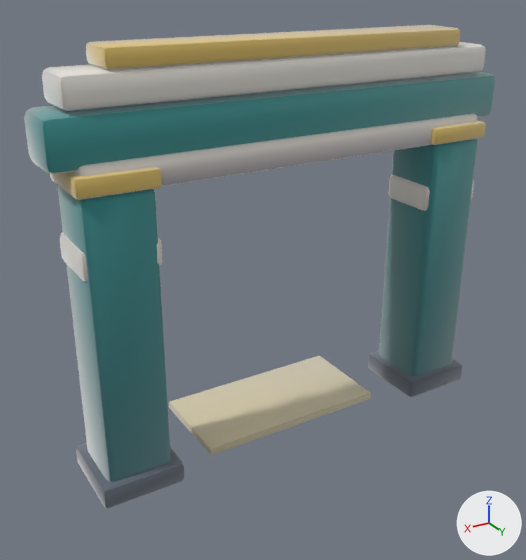
The glTF model assets/models/gates/eb657e6b.glb: old version first, new version second.
Rendered twice from a 50 mm camera at (4.31, 6.58, 5.28) aimed at (0.18, -0.3, 1.84). Lighting does not change. The marker at lower right points along +X, +Y and +Z. The picture after the commit comes second. Vertices at exactly the same position are counted once.

In view in the first picture: 'gate_eb657e6b'.
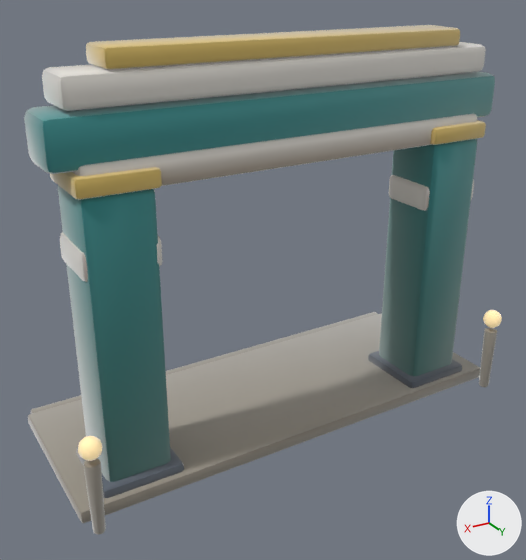
Location of each change, [x1, y1, x2, y2] in pixels of the pictures (526 x 560 px):
'gate_eb657e6b', reshaped
    before: [24, 25, 495, 508]
    after: [24, 25, 502, 535]
part 1 of me_gate_eb657e6b, added
    after: [78, 436, 102, 461]
part 2 of me_gate_eb657e6b, added
    after: [479, 328, 497, 387]
part 3 of me_gate_eb657e6b, added
    after: [83, 458, 106, 535]
part 4 of me_gate_eb657e6b, added
    after: [28, 313, 480, 523]
part 5 of me_gate_eb657e6b, added
    after: [31, 312, 377, 414]
part 6 of me_gate_eb657e6b, added
    after: [483, 310, 502, 328]
part 7 of me_gate_eb657e6b, edited (looks the same)
    both: [24, 29, 495, 498]

Edits to the bpy script that builds the scene:
```text
Add mat_clay__b9b2a2_0_93:
    mat_clay__b9b2a2_0_93 = bpy.data.materials.new('clay_#B9B2A2_0.93_-')
    # nodes: BsdfPrincipled, Mix, OutputMaterial, VertexColor
    # colours: grey #b9b2a2, mixed with the vertex colours
Add mat_clay__ffe2a8_0_95__ffe2a8:
    mat_clay__ffe2a8_0_95__ffe2a8 = bpy.data.materials.new('clay_#FFE2A8_0.95_#FFE2A8')
    # nodes: BsdfPrincipled, Mix, OutputMaterial, VertexColor
    # colours: beige #bca67a, beige #ffe2a8, mixed with the vertex colours
Add mat_clay__9e978a_0_93:
    mat_clay__9e978a_0_93 = bpy.data.materials.new('clay_#9E978A_0.93_-')
    # nodes: BsdfPrincipled, Mix, OutputMaterial, VertexColor
    # colours: grey #9e978a, mixed with the vertex colours
Change me_gate_eb657e6b:
    used by ob_gate_eb657e6b; location = (0.0, 0.0, 0.0)
    remove me_gate_eb657e6b.from_pydata(...)  # 728 vertices, 1404 faces; spans x -2.74..2.75, y -1.0..0.48, z 0.0..4.65
    add me_gate_eb657e6b.from_pydata(...)  # 1228 vertices, 2376 faces; spans x -2.87..2.87, y -1.71..0.83, z 0.0..4.65
    me_gate_eb657e6b part 1: a new loose piece, a UV sphere (10 segments, 6 rings, poles along z) spanning x 2.61..2.85, y 0.61..0.83, z 0.9..1.14, in mat_clay__ffe2a8_0_95__ffe2a8
    me_gate_eb657e6b part 2: a new loose piece of 114 vertices spanning x -2.82..-2.65, y 0.64..0.8, z 0.0..0.86, in mat_clay__9e978a_0_93
    me_gate_eb657e6b part 3: a new loose piece of 114 vertices spanning x 2.65..2.82, y 0.63..0.8, z 0.0..0.86, in mat_clay__9e978a_0_93
    me_gate_eb657e6b part 4: a new loose piece of 56 vertices spanning x -2.87..2.87, y -1.55..0.55, z 0.0..0.16, in mat_clay__9e978a_0_93
    me_gate_eb657e6b part 5: a new loose piece of 56 vertices spanning x -2.79..2.79, y -1.71..-1.37, z 0.0..0.12, in mat_clay__9e978a_0_93
    me_gate_eb657e6b part 6: a new loose piece of 52 vertices spanning x -2.86..-2.61, y 0.61..0.83, z 0.9..1.14, in mat_clay__ffe2a8_0_95__ffe2a8
    me_gate_eb657e6b part 7: 1361 kept faces spanning x -2.74..2.75, y -1.0..0.48, z 0.0..4.64 get new vertex colours
    other edits to the shape of me_gate_eb657e6b do not show in these pictures
    add me_gate_eb657e6b.materials.append(mat_clay__9e978a_0_93)
    add me_gate_eb657e6b.materials.append(mat_clay__b9b2a2_0_93)
    add me_gate_eb657e6b.materials.append(mat_clay__ffe2a8_0_95__ffe2a8)
```
